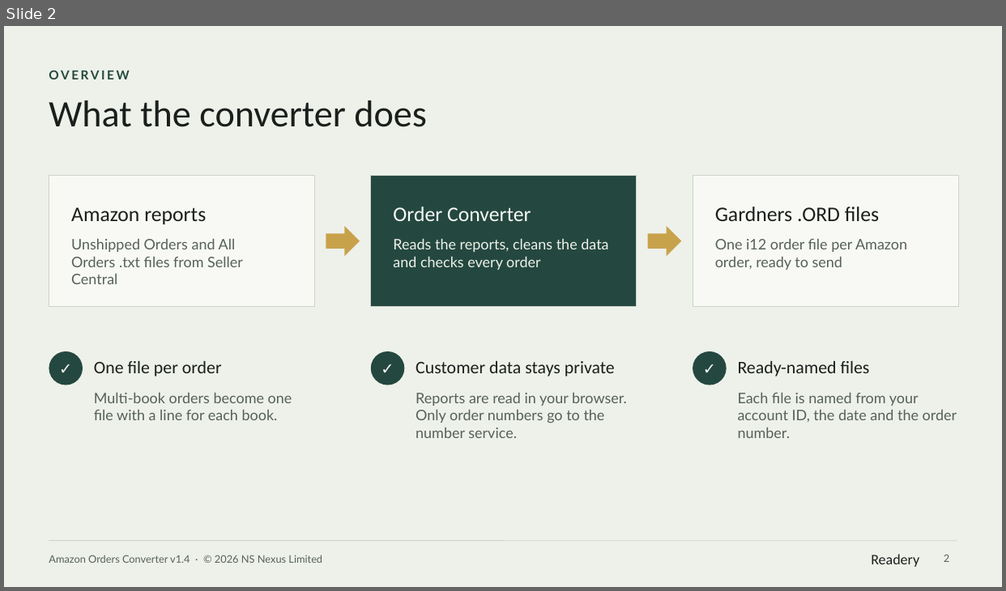
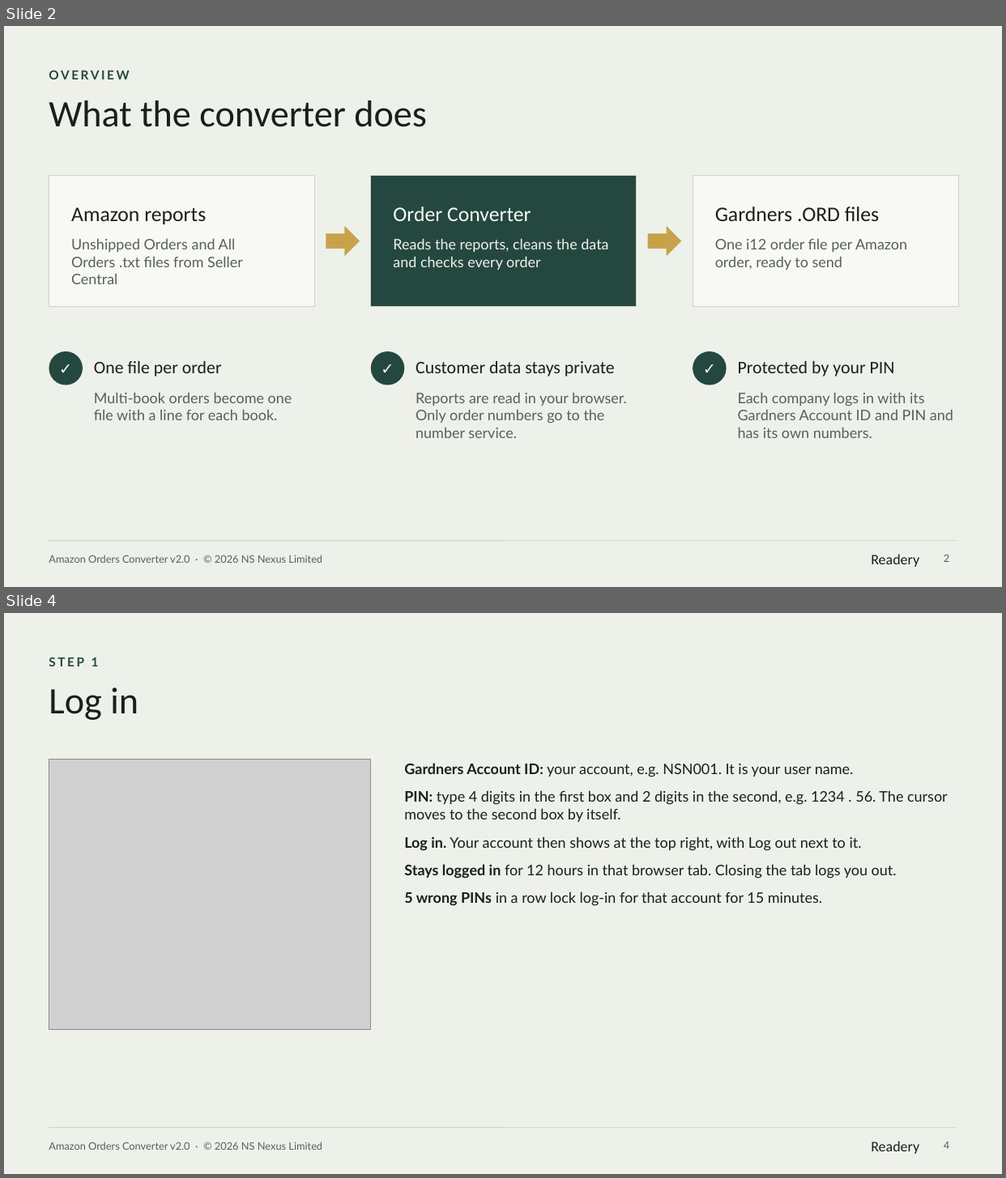
Before and after one commit to rado-penov/readery, a slide deck: orderconverter/Amazon-Orders-Converter-User-Manual.pptx. Shown one above the other, each under a label of ours: slide 2 before the commit, slides 2 and 4 after it; the slides between them are not shown. The pictures are 1006x591 and 1006x1178 pixels, drawn with LibreOffice and Linux fonts; fonts in the diff are those of the drawing; grey boxes stand for pictures. Boxes give left, top, right and bottom in pixels: in the first picture for what was removed or moved away, otherwise in the second. Text is boxed around its words. In the diff, an @@ line names an element or a change of style, - is before the commit and + after.

```diff
--- a/orderconverter/Amazon-Orders-Converter-User-Manual.pptx
+++ b/orderconverter/Amazon-Orders-Converter-User-Manual.pptx
@@ slide 4 added at (4, 613, 1002, 1174), background #EEF1EA; not listed: 3 template elements that a slide beside it also shows @@
@@ text added at (49, 657, 99, 666), 12 pt, text #24483F, bold @@
+STEP 1
@@ text added at (49, 688, 138, 720), 36 pt, text #1A1F1C @@
+Log in
@@ picture added at (49, 759, 371, 1030) @@
@@ text added at (404, 763, 948, 906), 14 pt, text #1A1F1C @@
+• Gardners Account ID: your account, e.g. NSN001. It is your user name.
+• PIN: type 4 digits in the first box and 2 digits in the second, e.g. 1234 . 56. The cursor moves to the second box by itself.
+• Log in. Your account then shows at the top right, with Log out next to it.
+• Stays logged in for 12 hours in that browser tab. Closing the tab logs you out.
+• 5 wrong PINs in a row lock log-in for that account for 15 minutes.
@@ page number added at (944, 1142, 949, 1149), 10 pt, text #56615A @@
+4
@@ slide 2 changed as well @@
@@ text at (738, 361, 895, 377): text changed @@
-Ready-named files
+Protected by your PIN
@@ text at (738, 393, 953, 438): text changed @@
-Each file is named from your account ID, the date and the order number.
+Each company logs in with its Gardners Account ID and PIN and has its own numbers.
@@ text at (49, 555, 322, 563): text changed @@
-Amazon Orders Converter v1.4 · © 2026 NS Nexus Limited
+Amazon Orders Converter v2.0 · © 2026 NS Nexus Limited
```
Also in this commit, not shown: 13 other slides changed, 3 other slides added, 7 other files.
